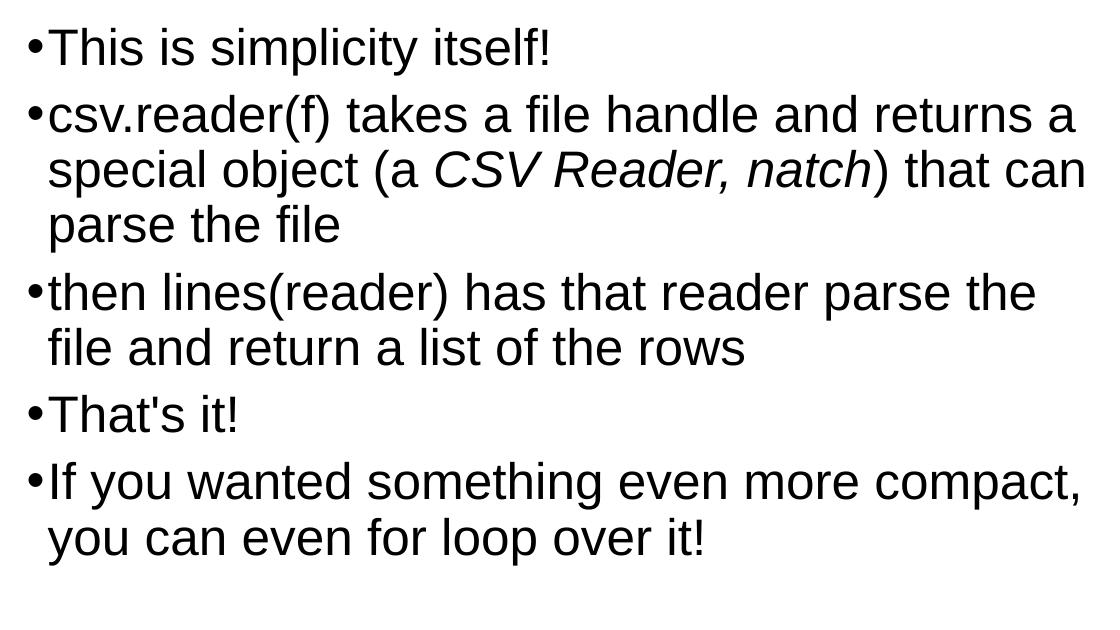
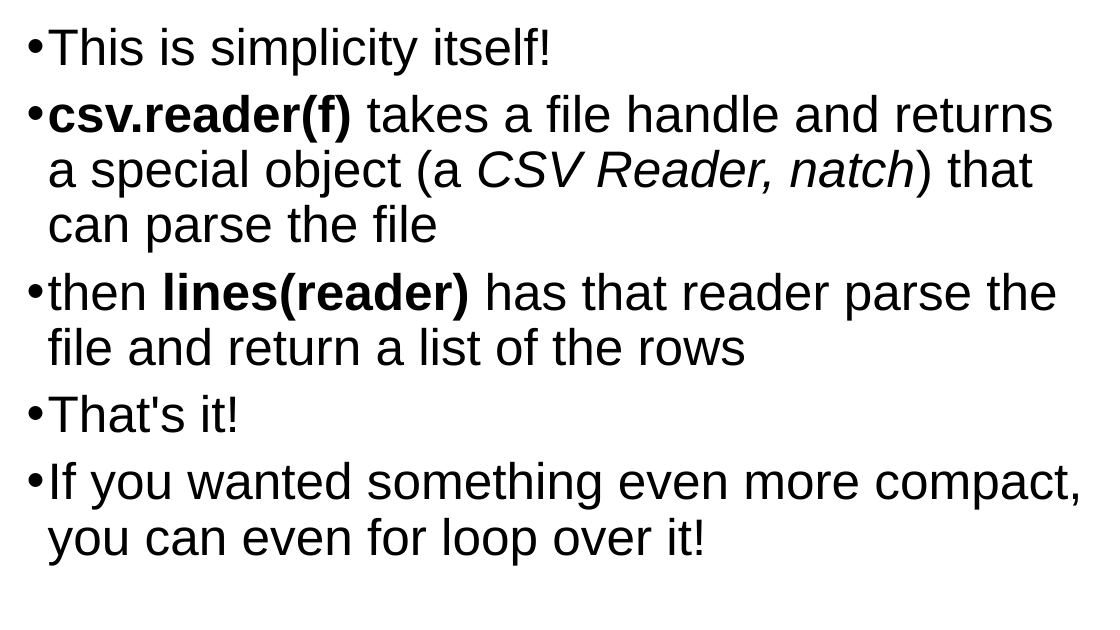
Before and after one commit to grimmelm/ctech404, a slide deck: slide 36 of ctech403/module_3/CTECH403 Module 3 - CSVs.pptx. Drawn at 1120x630 pixels with LibreOffice and Linux fonts; fonts in the diff are those of the drawing. Boxes give left, top, right and bottom in pixels: in the first picture for what was removed or moved away, otherwise in the second. Text is boxed around its words. In the diff, an @@ line names an element or a change of style, - is before the commit and + after.

```diff
--- a/ctech403/module_3/CTECH403 Module 3 - CSVs.pptx
+++ b/ctech403/module_3/CTECH403 Module 3 - CSVs.pptx
@@ text at (48, 94, 1057, 366): bold on in "csv.reader(f)", "lines(reader)" @@
```
Also in this commit, not shown: 7 other slides changed, 10 slides added, 8 slides removed, 9 other files.
